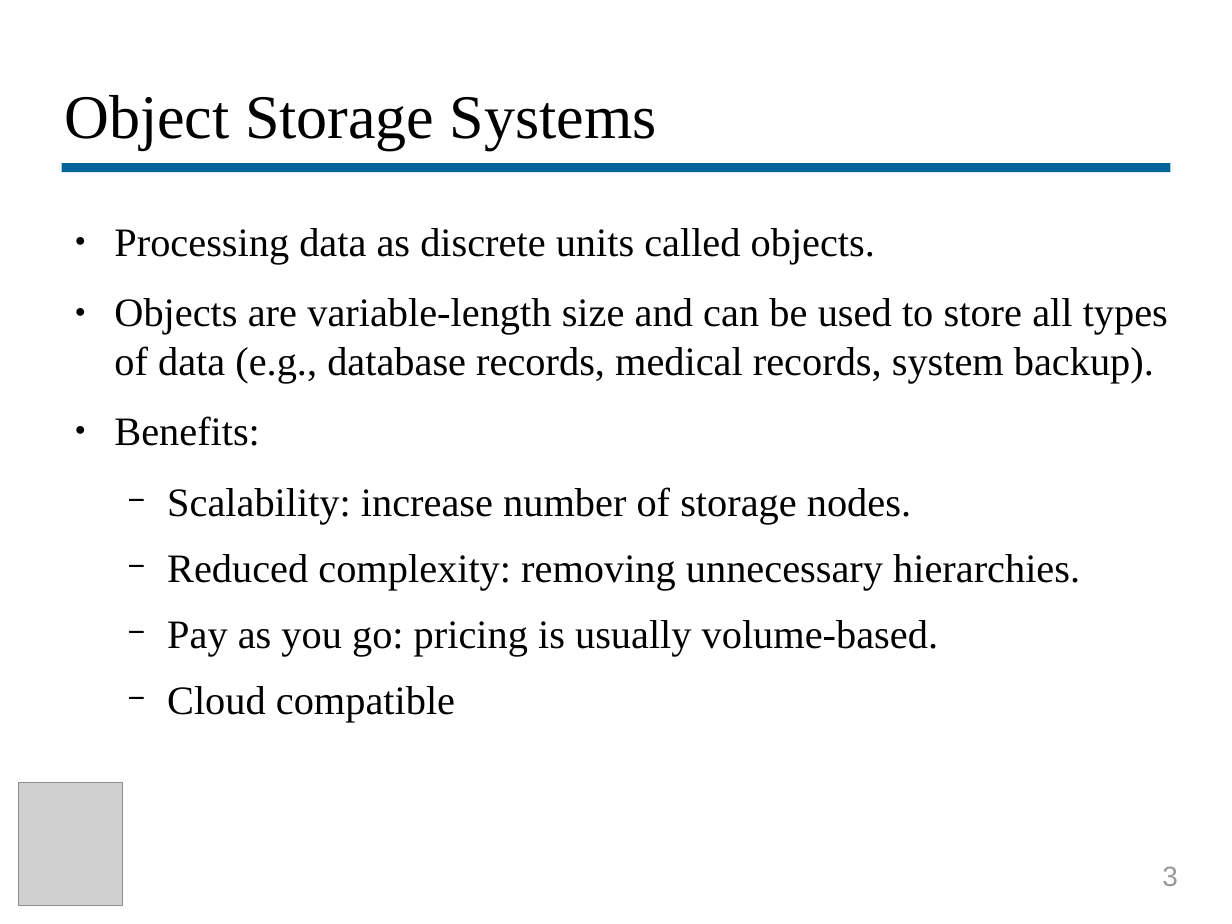
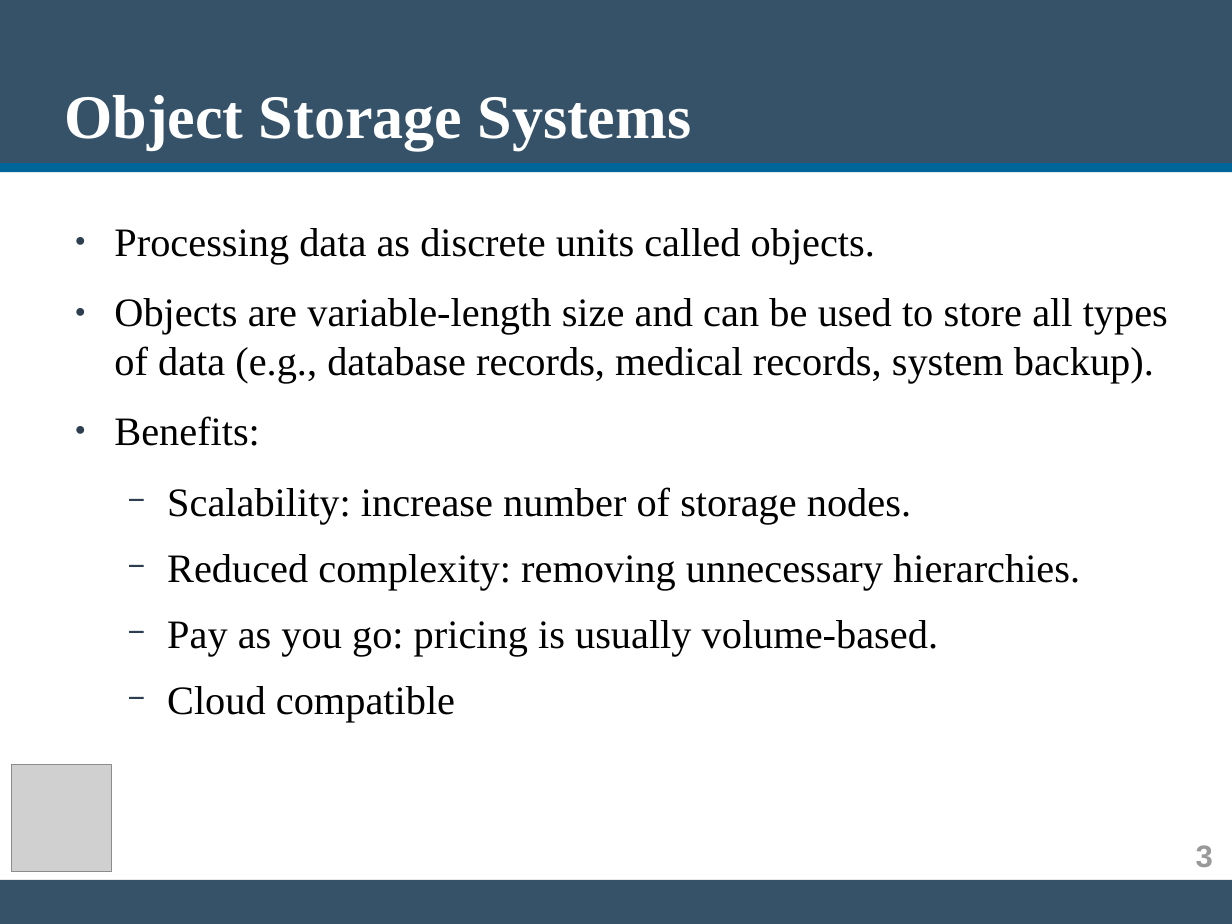
Before and after one commit to vagosdim/MinIO_Security, a slide deck: slide 3 of Deliverable/Presentation.odp. Drawn at 1232x924 pixels with LibreOffice and Linux fonts; fonts in the diff are those of the drawing; grey boxes stand for pictures. Boxes give left, top, right and bottom in pixels: in the first picture for what was removed or moved away, otherwise in the second. Text is boxed around its words. In the diff, an @@ line names an element or a change of style, - is before the commit and + after.

Commit message:
Editing presentation layout

```diff
--- a/Deliverable/Presentation.odp
+++ b/Deliverable/Presentation.odp
@@ rectangle added at (x1=0, y1=0, x2=1232, y2=168), fill #355269 @@
@@ title "Object Storage Systems" at (x1=64, y1=95, x2=692, y2=150): text colour #000000 to #FFFFFF, bold on @@
@@ line moved from (61, 168) - (1171, 168) to (0, 168) - (1232, 168) @@
@@ text "Processing data as discrete units ..." at (x1=114, y1=228, x2=1168, y2=722): bullet colour #000000 to #2C3E50 @@
@@ picture resized from (x1=18, y1=783, x2=123, y2=906) to (x1=11, y1=765, x2=112, y2=872) @@
@@ text "3" moved from (x1=1162, y1=866, x2=1178, y2=886) to (x1=1196, y1=845, x2=1213, y2=867) @@
@@ text "3" at (x1=1196, y1=845, x2=1213, y2=867): size 18 to 20 pt, bold on @@
@@ rectangle added at (x1=0, y1=880, x2=1232, y2=923), fill #355269 @@
```
Also in this commit, not shown: 16 other slides changed, 6 other files.
